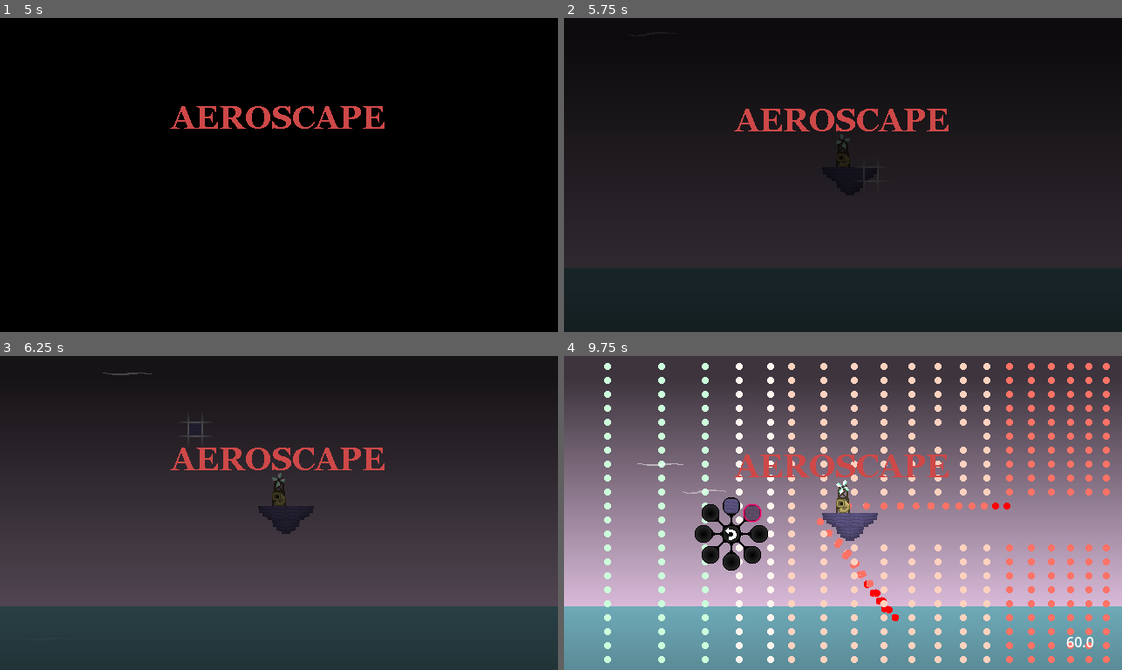
Above: before the commit, frames 1-4 (two rows, left to right).
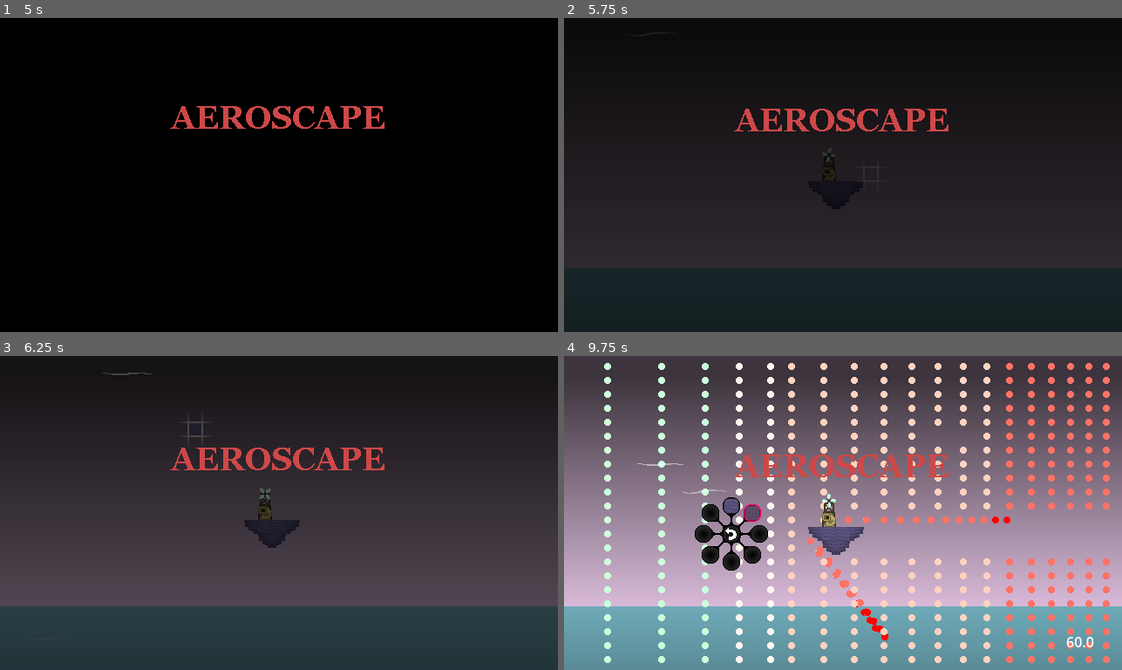
Above: after the commit, the same moments.

Repository: brandonkilpatrick059/dronescape
Game: Godot game, scene res://scenes/grid_sandbox.tscn
Two runs of this game, one before a commit and one after it. Both use one fixed random seed, a clock stepped at 60 frames per second and the inputs below.
Inputs (mouse positions are in pixels of both pictures, inside the frame that each line leads up to):
- Up to frame 1 (5 s): move the mouse to (279, 171) at 0.52 s; tap Space (dev_1) at 0.6, 2.75, 4.35 s; tap Enter at 1.25, 3.5 s; move the mouse to (267, 171) at 1.27 s; tap 1 (dev_2) at 1.35 s; move the mouse to (290, 168) at 2.02 s; click (290, 168) at 2.1 s; move the mouse to (306, 168) at 2.77 s; right-click (306, 168) at 2.85 s; move the mouse to (290, 181) at 3.52 s; tap Middle mouse button (third_action) at 3.6 s; move the mouse to (279, 184) at 4.27 s
- Up to frame 2 (5.75 s): tap Space (dev_1) at 5 s; move the mouse to (870, 175) at 5.02 s; tap 1 (dev_2) at 5.1 s
- Up to frame 3 (6.25 s): move the mouse to (195, 434) at 5.77 s; click (195, 434) at 5.85 s
- Up to frame 4 (9.75 s): move the mouse to (759, 431) at 6.52 s; hold Right mouse button (second_action) 6.53-7.28 s; move the mouse to (731, 528) at 7.27 s; tap Middle mouse button (third_action) at 7.35 s; move the mouse to (731, 531) at 8.02 s; tap Space (dev_1) at 8.1 s; move the mouse to (731, 506) at 8.77 s; tap 1 (dev_2) at 8.85 s; move the mouse to (753, 513) at 9.52 s; click (753, 513) at 9.6 s

Frame 1 is identical in both runs. In frame 2, 0.1% of the frame differs, in the area x 46-52%, y 36-61%; in frame 3, 0.9%; in frame 4, 2.7%, in the area x 43-98%, y 39-91%.

Commit message:
added criteria_collider and criteria checks for placed entities

Diff:
--- a/entities/chimes/warm_vox_chime_fourth.tscn
+++ b/entities/chimes/warm_vox_chime_fourth.tscn
@@ -1,9 +1,10 @@
-[gd_scene load_steps=7 format=3 uid="uid://clvy2nkvro5ce"]
+[gd_scene load_steps=8 format=3 uid="uid://clvy2nkvro5ce"]
 
 [ext_resource type="Script" uid="uid://bg5hqgdng0moh" path="res://scripts/chime.gd" id="1_qc8y1"]
 [ext_resource type="Texture2D" uid="uid://dwe36kjr2284x" path="res://sprites/chimes/warm_vox_chime.png" id="2_p3xqe"]
 [ext_resource type="SpriteFrames" uid="uid://b5ii4svkamhwm" path="res://sprites/chimes/windmill_3.tres" id="3_qc8y1"]
 [ext_resource type="AudioStream" uid="uid://d0r2psihuhk6m" path="res://audio/chimes/warm_vox_up_fourth.ogg" id="4_qc8y1"]
+[ext_resource type="Script" uid="uid://cg1qkm8xm87k7" path="res://scripts/place_criteria.gd" id="5_p3xqe"]
 
 [sub_resource type="RectangleShape2D" id="RectangleShape2D_oj62h"]
 size = Vector2(16, 32)
@@ -11,12 +12,13 @@
 [sub_resource type="CircleShape2D" id="CircleShape2D_oj62h"]
 radius = 16.0
 
-[node name="WarmVoxChimeFourth" type="Node2D" node_paths=PackedStringArray("wind_animations")]
+[node name="WarmVoxChimeFourth" type="Node2D" node_paths=PackedStringArray("wind_animations", "placement_criteria")]
 script = ExtResource("1_qc8y1")
 wind_animations = [NodePath("AnimatedSprite2D")]
 sensitivity = 1.5
 sensitivity_fraction = 1.0
 friction = 0.004
+placement_criteria = NodePath("placement_criteria")
 
 [node name="Sprite2D" type="Sprite2D" parent="."]
 position = Vector2(0, -8)
@@ -45,3 +47,8 @@
 position = Vector2(0, -24)
 shape = SubResource("CircleShape2D_oj62h")
 debug_color = Color(1.82897e-06, 0.645261, 0.263897, 0.42)
+
+[node name="placement_criteria" type="Node" parent="."]
+script = ExtResource("5_p3xqe")
+below_requires_groups = Array[String](["stone"])
+above_excludes_groups = Array[String](["stone"])
--- /dev/null
+++ b/entities/criteria_collider.tscn
@@ -0,0 +1,33 @@
+[gd_scene load_steps=3 format=3 uid="uid://1cway6yiukkh"]
+
+[ext_resource type="Script" uid="uid://bmlq2yi7wao2n" path="res://scripts/criteria_collider.gd" id="1_ukyte"]
+
+[sub_resource type="CircleShape2D" id="CircleShape2D_jrcvv"]
+radius = 5.0
+
+[node name="criteria_collider" type="Node2D"]
+script = ExtResource("1_ukyte")
+
+[node name="above" type="Area2D" parent="."]
+
+[node name="CollisionShape2D" type="CollisionShape2D" parent="above"]
+position = Vector2(0, -16)
+shape = SubResource("CircleShape2D_jrcvv")
+
+[node name="below" type="Area2D" parent="."]
+
+[node name="CollisionShape2D" type="CollisionShape2D" parent="below"]
+position = Vector2(0, 16)
+shape = SubResource("CircleShape2D_jrcvv")
+
+[node name="left" type="Area2D" parent="."]
+
+[node name="CollisionShape2D" type="CollisionShape2D" parent="left"]
+position = Vector2(-16, 0)
+shape = SubResource("CircleShape2D_jrcvv")
+
+[node name="right" type="Area2D" parent="."]
+
+[node name="CollisionShape2D" type="CollisionShape2D" parent="right"]
+position = Vector2(16, 0)
+shape = SubResource("CircleShape2D_jrcvv")
--- a/interface/cursor.tscn
+++ b/interface/cursor.tscn
@@ -1,7 +1,8 @@
-[gd_scene load_steps=4 format=3 uid="uid://bwwo4l82msqi"]
+[gd_scene load_steps=5 format=3 uid="uid://bwwo4l82msqi"]
 
 [ext_resource type="Texture2D" uid="uid://cr5by821rqqvl" path="res://sprites/interface/cursor.png" id="1_3lanx"]
 [ext_resource type="Script" uid="uid://pyvw1ldumuk5" path="res://scripts/cursor.gd" id="1_jrcvv"]
+[ext_resource type="PackedScene" uid="uid://1cway6yiukkh" path="res://entities/criteria_collider.tscn" id="3_lqw35"]
 
 [sub_resource type="CircleShape2D" id="CircleShape2D_jrcvv"]
 radius = 5.0
@@ -17,26 +18,4 @@
 
 [node name="AudioStreamPlayer2D" type="AudioStreamPlayer2D" parent="."]
 
-[node name="above" type="Area2D" parent="."]
-
-[node name="CollisionShape2D" type="CollisionShape2D" parent="above"]
-position = Vector2(0, -16)
-shape = SubResource("CircleShape2D_jrcvv")
-
-[node name="below" type="Area2D" parent="."]
-
-[node name="CollisionShape2D" type="CollisionShape2D" parent="below"]
-position = Vector2(0, 16)
-shape = SubResource("CircleShape2D_jrcvv")
-
-[node name="left" type="Area2D" parent="."]
-
-[node name="CollisionShape2D" type="CollisionShape2D" parent="left"]
-position = Vector2(-16, 0)
-shape = SubResource("CircleShape2D_jrcvv")
-
-[node name="right" type="Area2D" parent="."]
-
-[node name="CollisionShape2D" type="CollisionShape2D" parent="right"]
-position = Vector2(16, 0)
-shape = SubResource("CircleShape2D_jrcvv")
+[node name="criteria_collider" parent="." instance=ExtResource("3_lqw35")]
--- a/scenes/grid_sandbox.tscn
+++ b/scenes/grid_sandbox.tscn
@@ -69,21 +69,22 @@
 script = ExtResource("11_e3fxj")
 
 [node name="PurpleStone" parent="." instance=ExtResource("2_n7rse")]
+position = Vector2(-16, 16)
 
 [node name="PurpleStone2" parent="." instance=ExtResource("2_n7rse")]
-position = Vector2(-16, 0)
+position = Vector2(-32, 16)
 
 [node name="PurpleStone3" parent="." instance=ExtResource("2_n7rse")]
-position = Vector2(16, 0)
+position = Vector2(0, 16)
 
 [node name="PurpleStone4" parent="." instance=ExtResource("2_n7rse")]
-position = Vector2(32, 0)
+position = Vector2(16, 16)
 
 [node name="PurpleStone5" parent="." instance=ExtResource("2_n7rse")]
-position = Vector2(16, 16)
+position = Vector2(0, 32)
 
 [node name="PurpleStone6" parent="." instance=ExtResource("2_n7rse")]
-position = Vector2(0, 16)
+position = Vector2(-16, 32)
 
 [node name="WarmVoxChimeFourth" parent="." instance=ExtResource("11_jcsu2")]
-position = Vector2(0, -16)
+position = Vector2(-16, 0)
--- a/scripts/chime.gd
+++ b/scripts/chime.gd
@@ -19,11 +19,19 @@
 
 var speed_set_scale : float = 0.0
 
+var criteria_lock_timer := Timer.new()
+
 func _ready() -> void:
 	grid_entity_init()
 	add_to_group("chime")
 	initialize_audio()
 	initialize_wind_animation()
+
+	#locks criteria checks to prevent
+	#queue_freeing during loading
+	criteria_lock_timer.one_shot = true
+	add_child(criteria_lock_timer)
+	criteria_lock_timer.start(1.0)
 
 func initialize_audio():
 	audio_player.volume_db = zero_volume
@@ -96,4 +104,6 @@
 	update_activation_level()
 	update_wind_animation()
 	update_audio()
+	if(criteria_lock_timer.is_stopped()):
+		queue_free_on_failed_placement_criteria()
 	#debug_input()
--- /dev/null
+++ b/scripts/criteria_collider.gd
@@ -0,0 +1,18 @@
+class_name Criteria_Collider extends Node2D
+
+@onready var above_collider : Area2D = $above
+@onready var left_collider : Area2D = $left
+@onready var below_collider : Area2D = $below
+@onready var right_collider : Area2D = $right
+
+func get_above_overlapping() -> Array[Node2D]:
+	return above_collider.get_overlapping_bodies()
+
+func get_left_overlapping() -> Array[Node2D]:
+	return left_collider.get_overlapping_bodies()
+
+func get_below_overlapping() -> Array[Node2D]:
+	return below_collider.get_overlapping_bodies()
+
+func get_right_overlapping() -> Array[Node2D]:
+	return right_collider.get_overlapping_bodies()
--- a/scripts/cursor.gd
+++ b/scripts/cursor.gd
@@ -6,6 +6,7 @@
 @onready var left_collider : Area2D = $left
 @onready var below_collider : Area2D = $below
 @onready var right_collider : Area2D = $right
+@onready var criteria_collider : Criteria_Collider = $criteria_collider
 
 var picker_circle_occlusion_distance = 128
 
@@ -79,8 +80,12 @@
 			play_stream("res://audio/interface/click.ogg")
 
 func spawn_entity():
-	var entity = create_grid_entity.instantiate()
+	var entity : Grid_Entity = create_grid_entity.instantiate()
 	get_parent().add_child(entity)
+	if(current_picker_node.get_place_criteria() != null &&
+		entity.get_placement_criteria() == null):
+		var criteria = current_picker_node.get_place_criteria().duplicate()
+		entity.set_placement_criteria(criteria)
 	entity.global_position = global_position
 	update_grid_base()
 	var drum = randi_range(1,3)
@@ -120,13 +125,13 @@
 
 func update_can_place_entity():
 	var above : Array[Node2D] =  []
-	above.append_array(above_collider.get_overlapping_bodies())
+	above.append_array(criteria_collider.get_above_overlapping())
 	var left : Array[Node2D] =  []
-	left.append_array(left_collider.get_overlapping_bodies())
+	left.append_array(criteria_collider.get_left_overlapping())
 	var below : Array[Node2D] =  []
-	below.append_array(below_collider.get_overlapping_bodies())
+	below.append_array(criteria_collider.get_below_overlapping())
 	var right : Array[Node2D] =  []
-	right.append_array(right_collider.get_overlapping_bodies())
+	right.append_array(criteria_collider.get_right_overlapping())
 	can_place_entity = current_picker_node.check_criteria(above,left,below,right)
 
 func _physics_process(delta: float) -> void:
--- a/scripts/frog_machine.gd
+++ b/scripts/frog_machine.gd
@@ -19,6 +19,7 @@
 	#timer.start(3.0)
 
 func _physics_process(delta: float) -> void:
+	queue_free_on_failed_placement_criteria()
 	if(!spine_extended && !spine_extending):
 		animated_sprite.play("retracted")
 		spine.disabled = true
--- a/scripts/grid_entity.gd
+++ b/scripts/grid_entity.gd
@@ -1,11 +1,48 @@
 @tool
 class_name Grid_Entity extends Node2D
+
+@export var placement_criteria : Place_Criteria = null
+
+var criteria_collider : Criteria_Collider = null
 
 func _ready() -> void:
 	grid_entity_init()
 
 func grid_entity_init():
 	add_to_group("grid_entity")
+	if(placement_criteria != null):
+		init_collider()
 
 func cursor_destroy():
 	queue_free()
+
+func init_collider():
+	var collider = load("res://entities/criteria_collider.tscn")
+	var new_collider = collider.instantiate()
+	criteria_collider = new_collider
+	add_child(criteria_collider)
+
+func get_placement_criteria() -> Place_Criteria:
+	return placement_criteria
+
+func set_placement_criteria(criteria : Place_Criteria):
+	placement_criteria = criteria
+	init_collider()
+
+func queue_free_on_failed_placement_criteria():
+	if(!check_criteria()):
+		queue_free()
+
+func check_criteria() -> bool:
+	if(placement_criteria == null):
+		return true
+	else:
+		var above : Array[Node2D] =  []
+		above.append_array(criteria_collider.get_above_overlapping())
+		var left : Array[Node2D] =  []
+		left.append_array(criteria_collider.get_left_overlapping())
+		var below : Array[Node2D] =  []
+		below.append_array(criteria_collider.get_below_overlapping())
+		var right : Array[Node2D] =  []
+		right.append_array(criteria_collider.get_right_overlapping())
+		return placement_criteria.check_criteria(above,left,below,right)
--- a/scripts/picker_item.gd
+++ b/scripts/picker_item.gd
@@ -19,6 +19,9 @@
 func get_tab_path() -> String:
 	return tab_path
 
+func get_place_criteria() -> Place_Criteria:
+	return place_criteria
+
 func check_criteria(above : Array[Node2D], left : Array[Node2D],
 below : Array[Node2D], right : Array[Node2D]) -> bool:
 	if(place_criteria == null):
Not shown, added: scripts/criteria_collider.gd.uid
